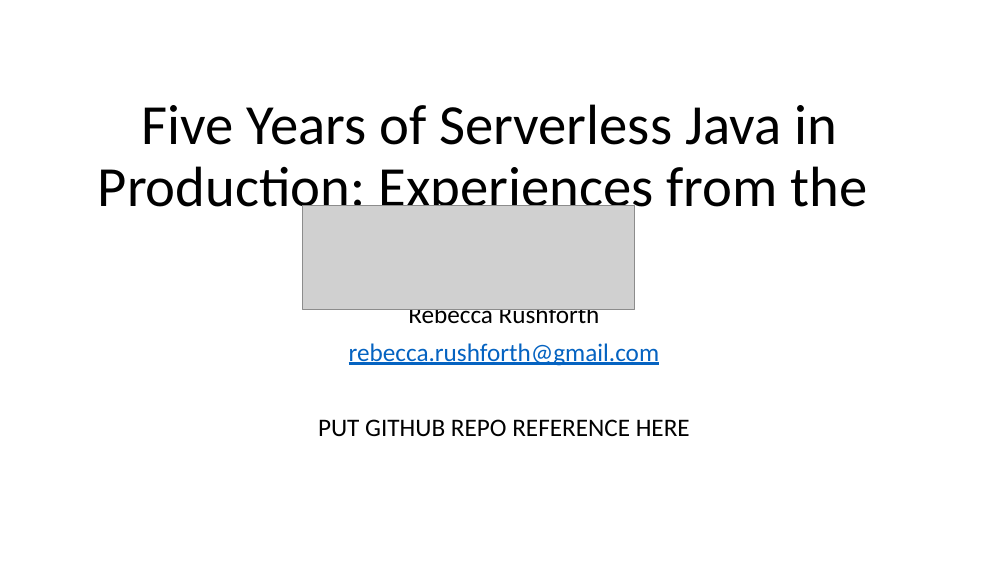
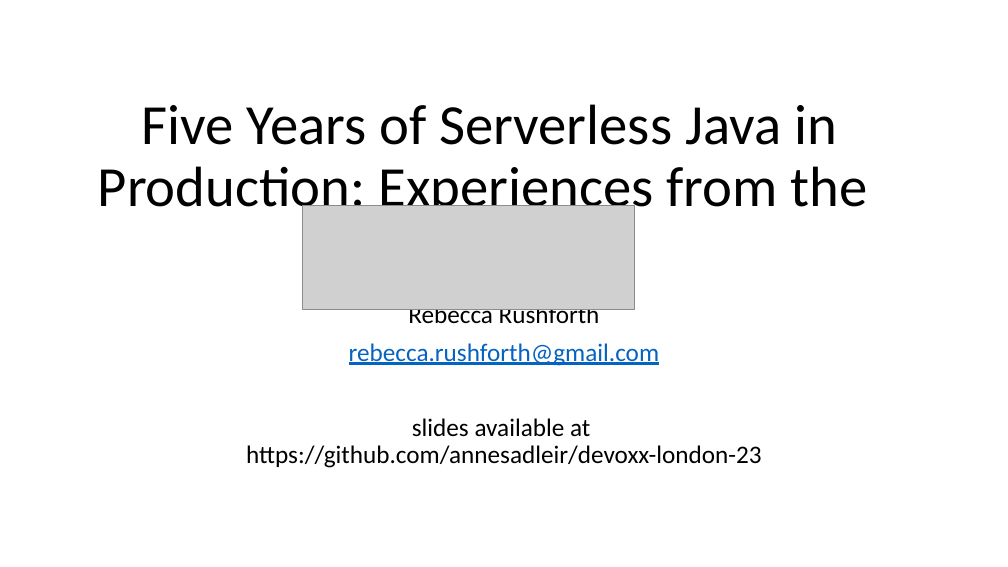
Before and after one commit to annesadleir/devoxx-london-23, a slide deck: slide 1 of FiveYearsOfServerlessJava.pptx. Drawn at 1008x567 pixels with LibreOffice and Linux fonts; fonts in the diff are those of the drawing; grey boxes stand for pictures. Boxes give left, top, right and bottom in pixels: in the first picture for what was removed or moved away, otherwise in the second. Text is boxed around its words. In the diff, an @@ line names an element or a change of style, - is before the commit and + after.

Commit message:
Added github reference

```diff
--- a/FiveYearsOfServerlessJava.pptx
+++ b/FiveYearsOfServerlessJava.pptx
@@ subtitle at bbox=[246, 418, 761, 468]: text changed @@
-PUT GITHUB REPO REFERENCE HERE
+slides available at
+https://github.com/annesadleir/devoxx-london-23
```
Also in this commit, not shown: 3 other slides changed.
